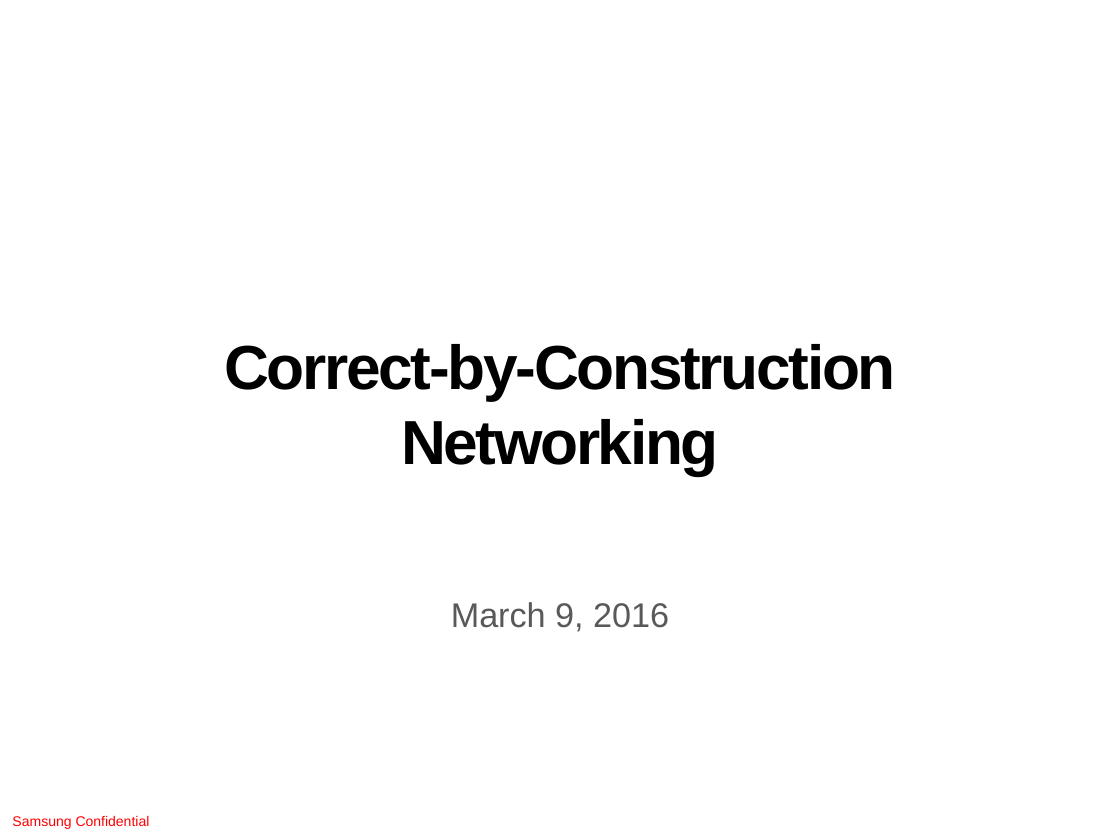
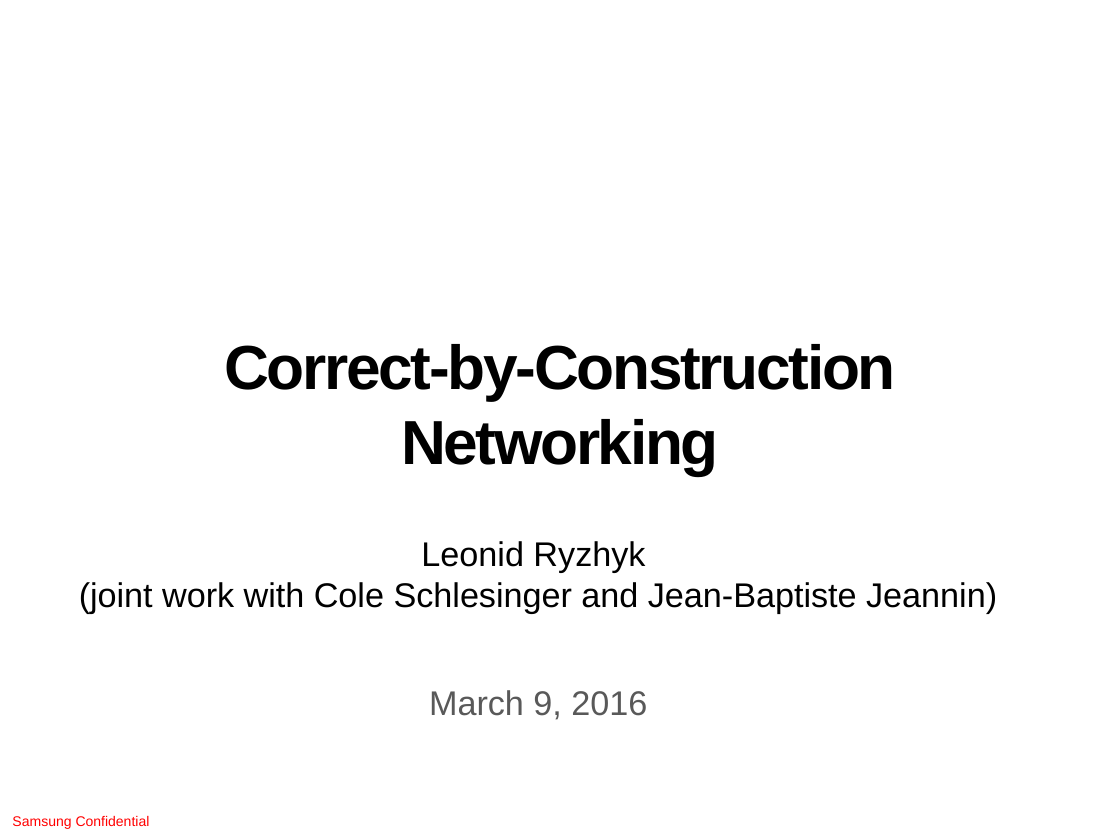
Before and after one commit to ryzhyk/cocoon, a slide deck: slide 1 of doc/distsys_talk_03_09_16.odp. Drawn at 1120x840 pixels with LibreOffice and Linux fonts; fonts in the diff are those of the drawing; background and template pictures are left out. Boxes give left, top, right and bottom in pixels: in the first picture for what was removed or moved away, otherwise in the second. Text is boxed around its words. In the diff, an @@ line names an element or a change of style, - is before the commit and + after.

Commit message:
wip

```diff
--- a/doc/distsys_talk_03_09_16.odp
+++ b/doc/distsys_talk_03_09_16.odp
@@ text added at (x1=79, y1=541, x2=997, y2=614), 22 pt, text #000000 @@
+Leonid Ryzhyk
+(joint work with Cole Schlesinger and Jean-Baptiste Jeannin)
@@ subtitle "March 9, 2016" moved from (x1=451, y1=602, x2=669, y2=632) to (x1=429, y1=690, x2=647, y2=720) @@
```
Also in this commit, not shown: 1 other slide changed, 3 slides added.
